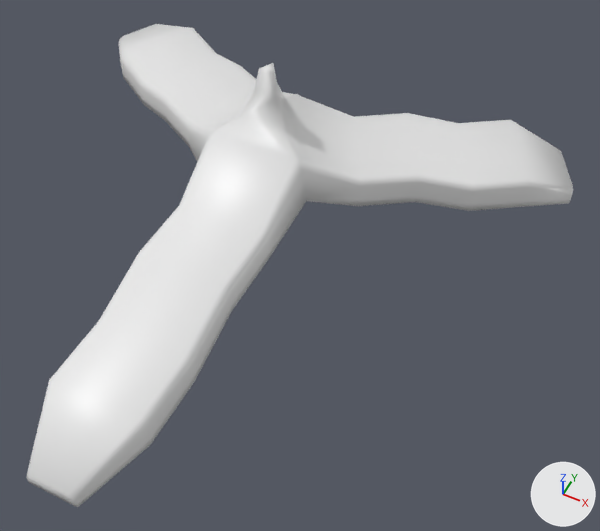
An edit to the FBX model 그래픽자료/오브젝트모델/고기,아이템/Banana_ITEM.fbx, drawn before and after from the same camera.
The view is the same before and after, from a 50 mm camera at (0.106, -0.205, 0.208) aimed at (0.027, -0.048, 0.011). Every picture has the same lights, and +X, +Y and +Z are marked at lower right. Where no turn or scale is listed for an object, it has been applied to the vertices.
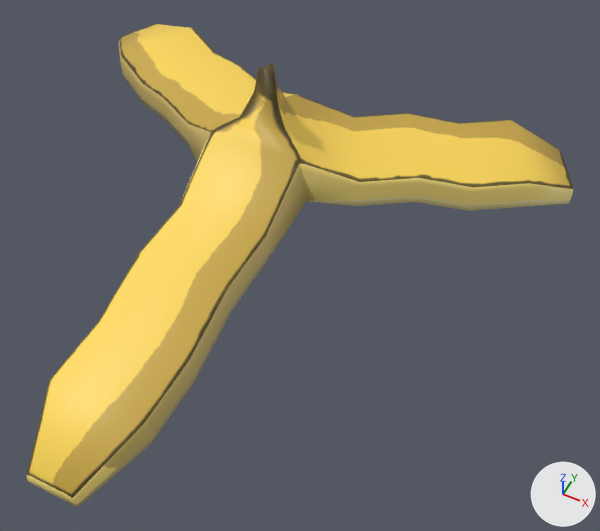
The newer file is also turned or shifted as a whole; pictures and numbers use the older file's frame.

The change, as a list of edits to the scene's bpy script:
```text
Add img_banana_item_png:
    img_banana_item_png = load_image('Banana_ITEM.png', 'Banana_ITEM.png', 1024, 1024, 'sRGB')
Change mat_material_001:
    remove mat_material_001.base_color = (0.8, 0.8, 0.8)  # white #e7e7e7
    mat_material_001.roughness: 0.4 -> 0.5
    add mat_material_001.texture = img_banana_item_png  # with its transparency
```

Location of each change, (x1, y1, x2, y2) in pixels of the pictures (600 x 531 px):
'Cone', surface changed (white to yellow): (26, 24, 573, 507) in both
